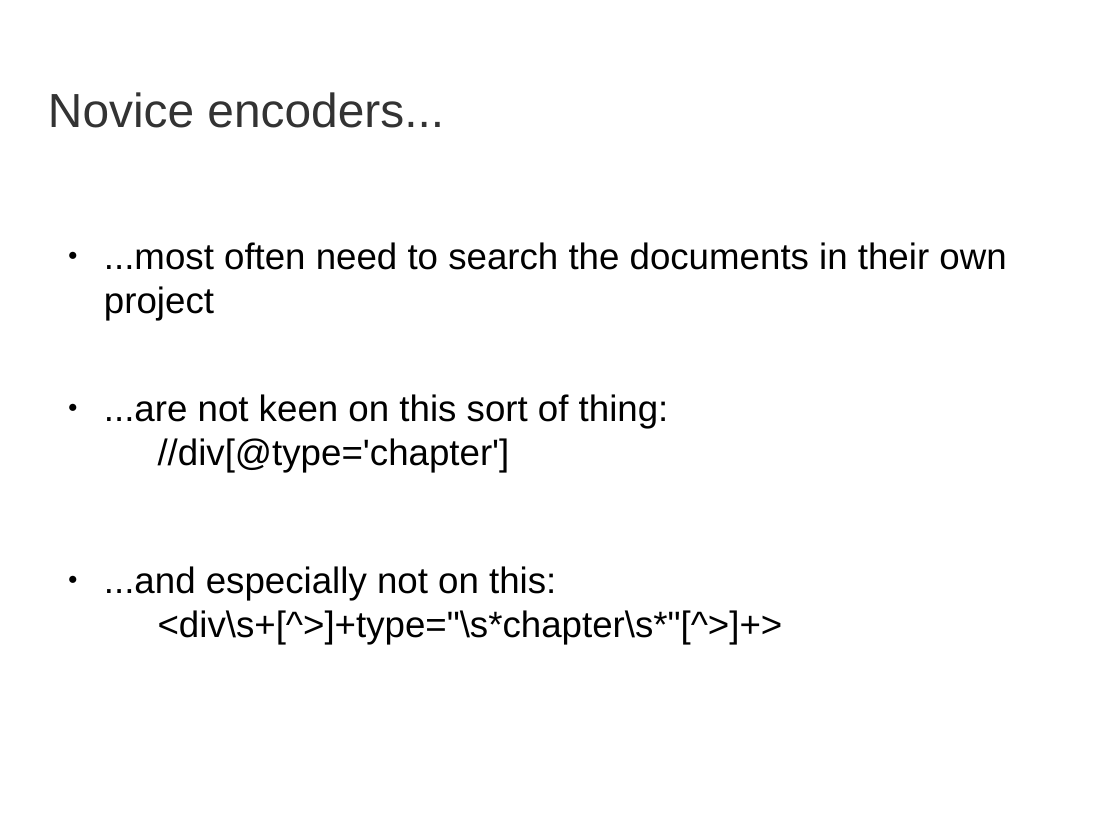
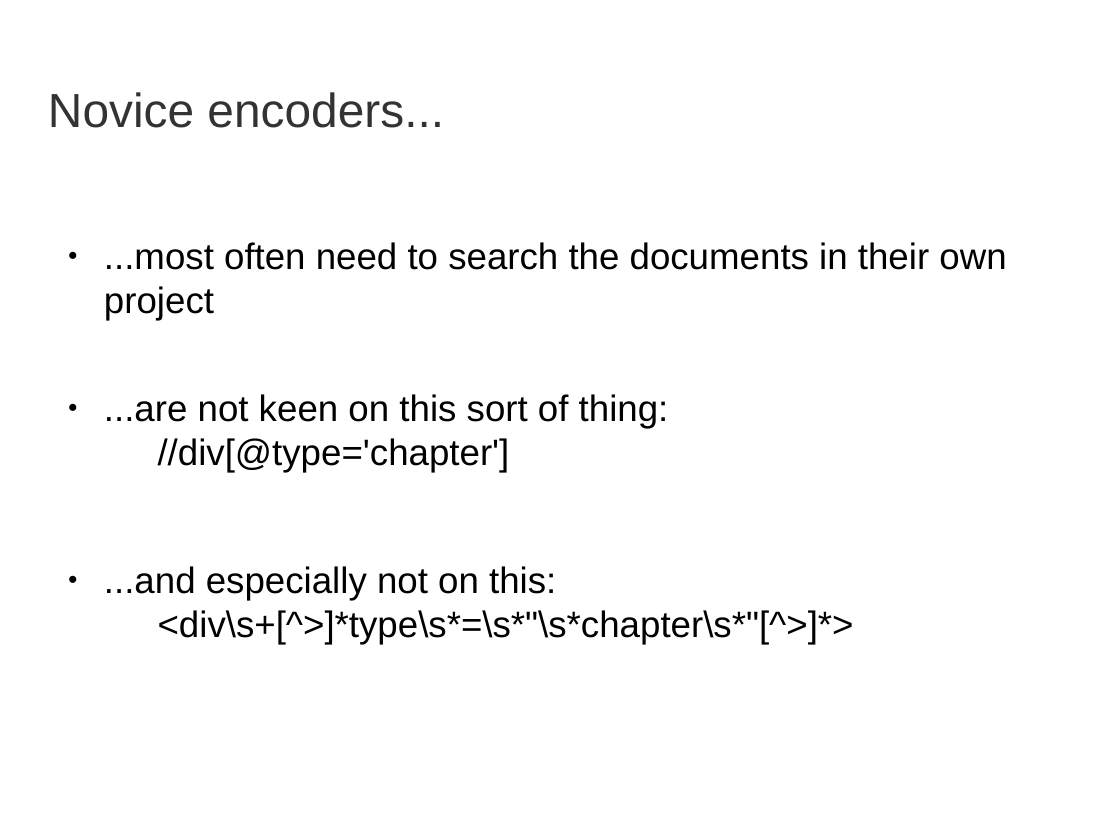
Before and after one commit to martindholmes/CodeSharing, a slide deck: slide 4 of presentations/codesharing_2014-10.odp (slide 3 before the commit). Drawn at 1120x840 pixels with LibreOffice and Linux fonts; fonts in the diff are those of the drawing; background and template pictures are left out. Boxes give left, top, right and bottom in pixels: in the first picture for what was removed or moved away, otherwise in the second. Text is boxed around its words. In the diff, an @@ line names an element or a change of style, - is before the commit and + after.

```diff
--- a/presentations/codesharing_2014-10.odp
+++ b/presentations/codesharing_2014-10.odp
@@ text at [104, 566, 854, 644]: text changed @@
-● ...and especially not on this:
-  <div\s+[^>]+type="\s*chapter\s*"[^>]+>
+● ...and especially not on this:
+  <div\s+[^>]*type\s*=\s*"\s*chapter\s*"[^>]*>
```
Also in this commit, not shown: 2 other slides changed, 1 slide added, 4 other files.
